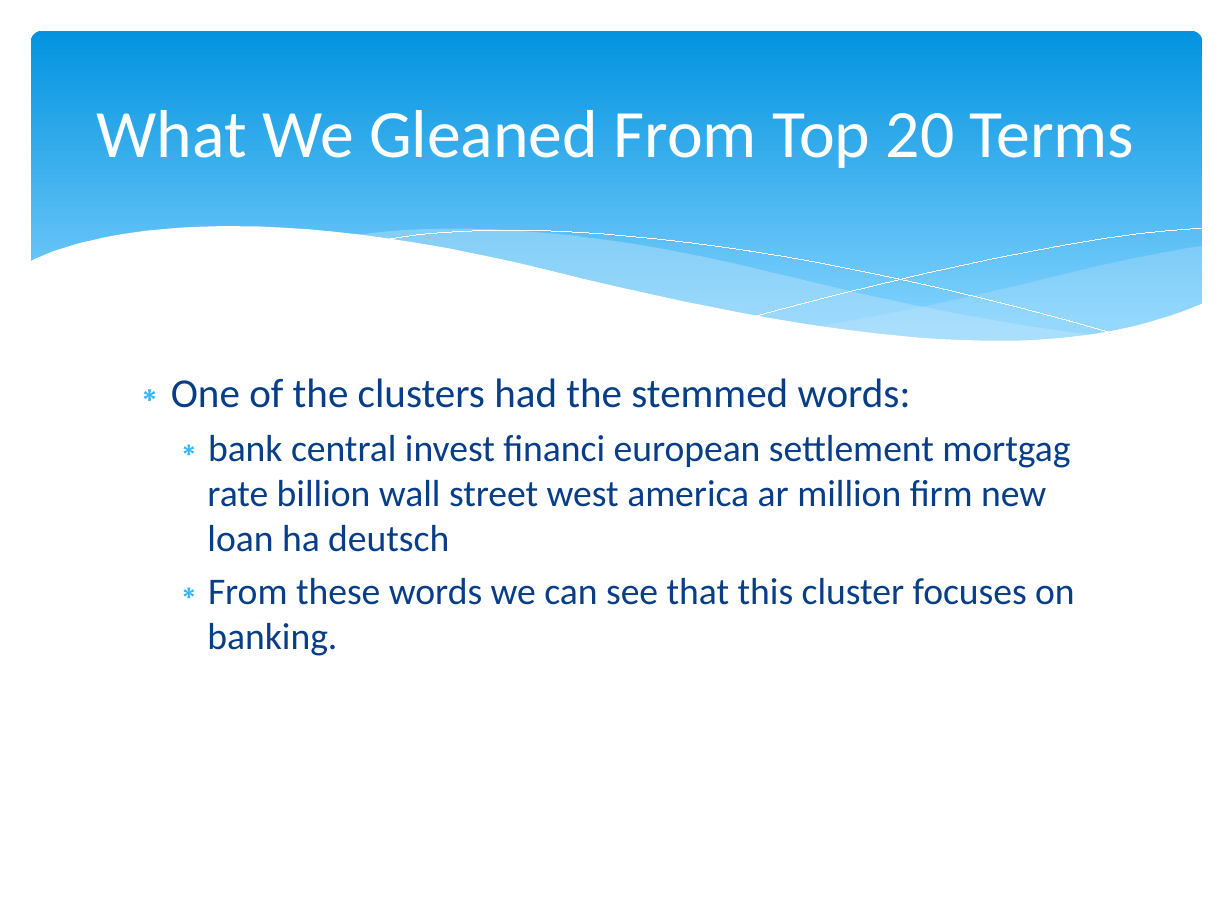
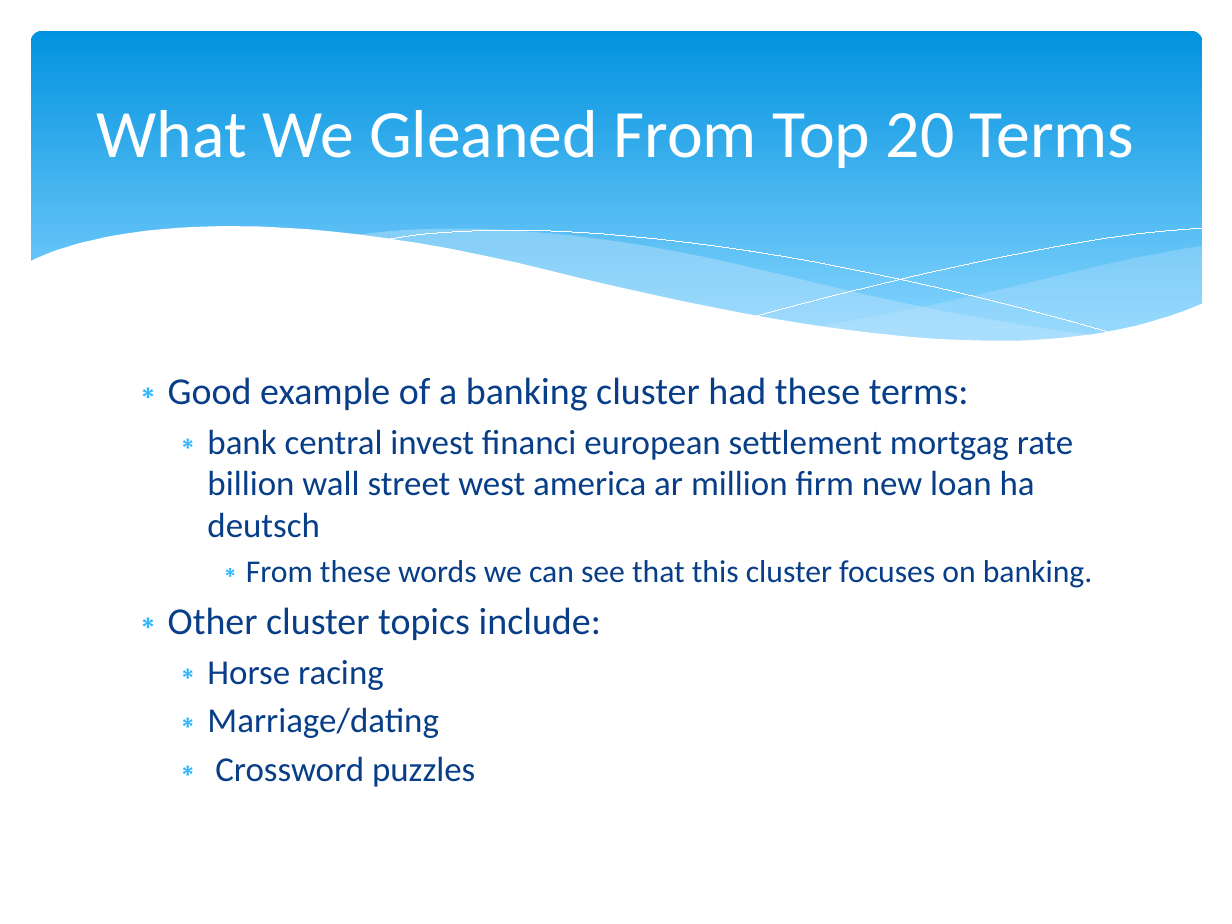
Before and after one commit to Mletter1/Challenge1, a slide deck: slide 14 of Presentation.pptx (slide 17 before the commit). Drawn at 1232x924 pixels with LibreOffice and Linux fonts; fonts in the diff are those of the drawing. Boxes give left, top, right and bottom in pixels: in the first picture for what was removed or moved away, otherwise in the second. Text is boxed around its words. In the diff, an @@ line names an element or a change of style, - is before the commit and + after.

```diff
--- a/Presentation.pptx
+++ b/Presentation.pptx
@@ text at bbox=[168, 377, 969, 411]: text changed; size 24 to 22.2 pt @@
-∗ One of the clusters had the stemmed words:
+∗ Good example of a banking cluster had these terms:
@@ text at bbox=[207, 429, 1092, 588]: size 22 to 20.4 pt in "bank central invest financi european settlement mortgag ..."; size 22 to 18.5 pt in "From these words we can see that ..."; list level 2 to 3 in "From these words we can ..." @@
@@ text at bbox=[168, 607, 601, 787]: paragraphs added @@
+∗ Other cluster topics include:
+  ∗ Horse racing
+  ∗ Marriage/dating
+  ∗ Crossword puzzles
```
Also in this commit, not shown: 8 other slides changed, 2 slides added, 2 slides removed.
